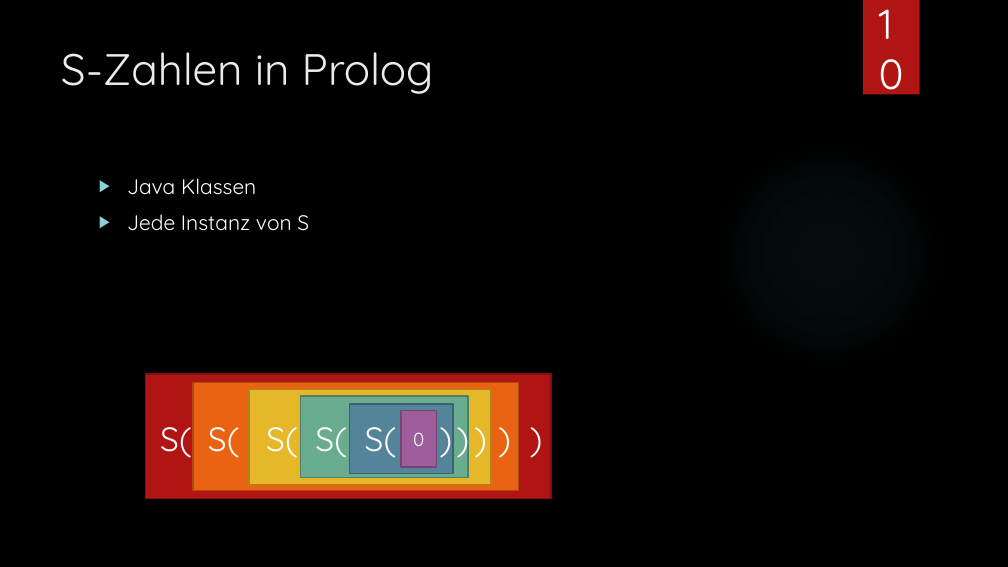
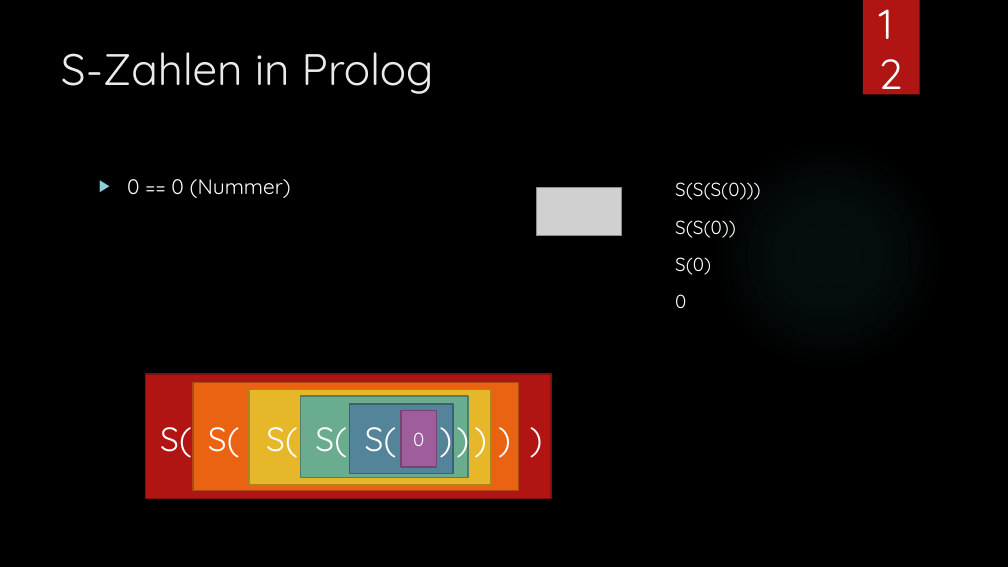
Before and after one commit to Gargamel19/LB.A2, a slide deck: slide 12 of Listen und Arithmetik.pptx (slide 10 before the commit). Drawn at 1008x567 pixels with LibreOffice and Linux fonts; fonts in the diff are those of the drawing; grey boxes stand for pictures; background and template pictures are left out. Boxes give left, top, right and bottom in pixels: in the first picture for what was removed or moved away, otherwise in the second. Text is boxed around its words. In the diff, an @@ line names an element or a change of style, - is before the commit and + after.

```diff
--- a/Listen und Arithmetik.pptx
+++ b/Listen und Arithmetik.pptx
@@ text at [127, 179, 291, 198]: text changed @@
-▶ Java Klassen
-▶ Jede Instanz von S
+▶ 0 == 0 (Nummer)
@@ picture added at [536, 188, 621, 236] @@
@@ text added at [675, 182, 760, 200], 18 pt, text #FFFFFF @@
+S(S(S(0)))
@@ text added at [675, 220, 736, 238], 18 pt, text #FFFFFF @@
+S(S(0))
@@ text added at [675, 257, 711, 275], 18 pt, text #FFFFFF @@
+S(0)
@@ text added at [675, 294, 686, 308], 18 pt, text #FFFFFF @@
+0
```
Also in this commit, not shown: 4 other slides changed, 17 other files.
